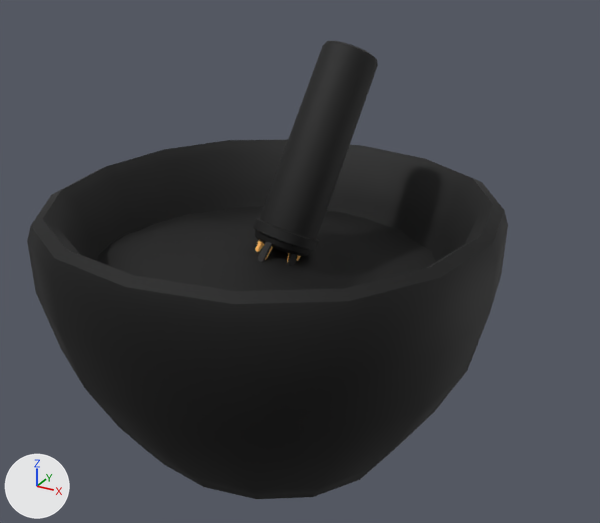
Renders of the FBX model Assets/Assets Object/Cup of dough.fbx from each side of a commit.
The view is the same before and after, from a camera (50 mm lens) standing at (2.3, -3.85, 3.14) and looking at (0.17, 0.02, 1.2). Arrows for +X, +Y and +Z are at lower left; the lights stay in place. The picture after the commit comes second. Where no turn or scale is listed for an object, it has been applied to the vertices.

Names of what the first picture shows: 'cup', 'dough', 'whisk'.
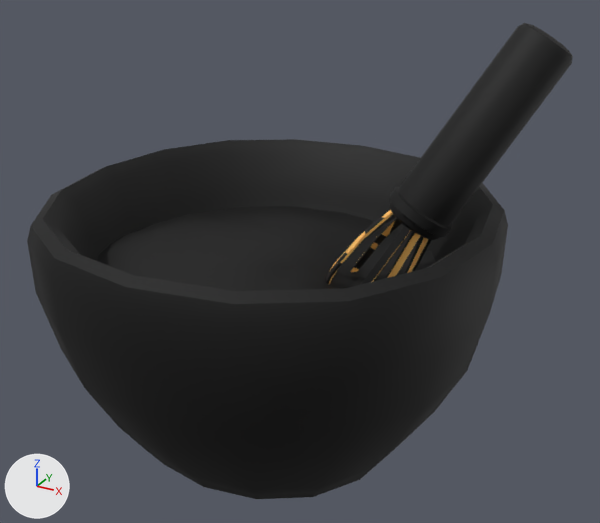
Patch to the scene script:
```diff
--- a/Assets/Assets Object/Cup of dough.fbx.py
+++ b/Assets/Assets Object/Cup of dough.fbx.py
@@ ob_whisk @@
 ob_whisk = bpy.data.objects.new('whisk', me_куб_002)
-ob_whisk.location = (0.0, 0.0, 1.133)
-ob_whisk.rotation_euler = (2.721, 0.18, 0.0)  # degrees (156, 10, 0)
+ob_whisk.location = (0.669, 0.264, 1.343)
+ob_whisk.rotation_euler = (2.582, 0.114, -0.89)  # degrees (148, 6.5, -51)
 ob_whisk.scale = (1.46, 1.46, 1.46)
```

What differs and where, as boxes [x1, y1, x2, y2] in the pictures (600 x 523 px):
'whisk', moved, turned
    before: [253, 41, 378, 266]
    after: [325, 23, 573, 284]
